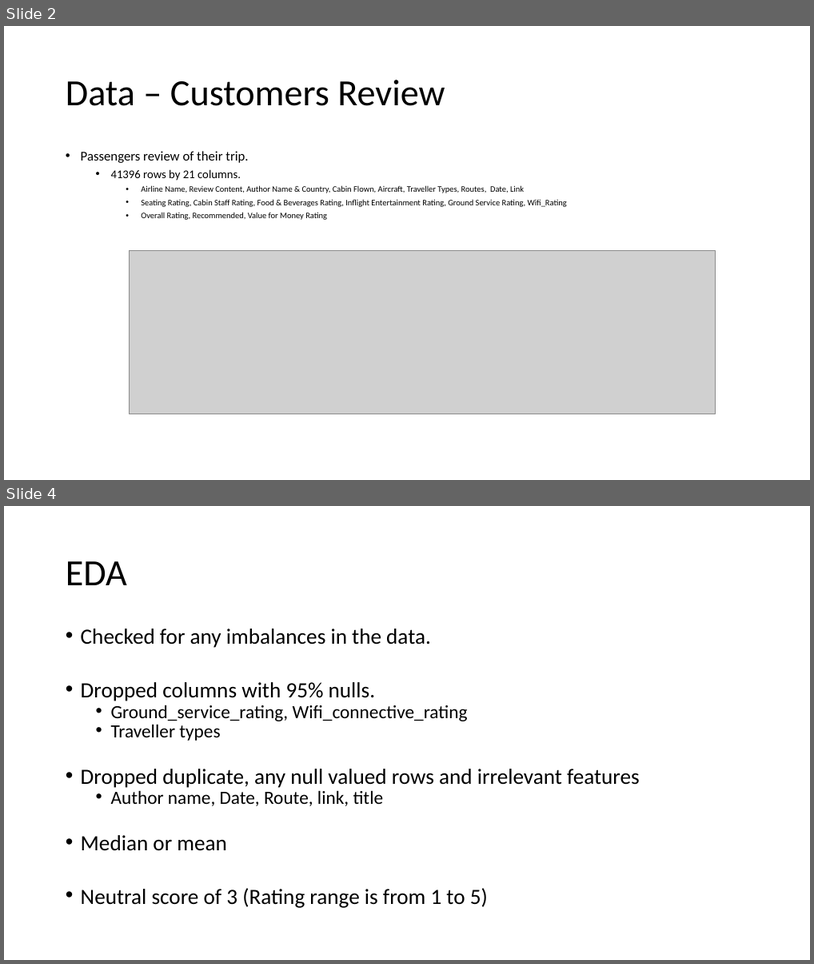
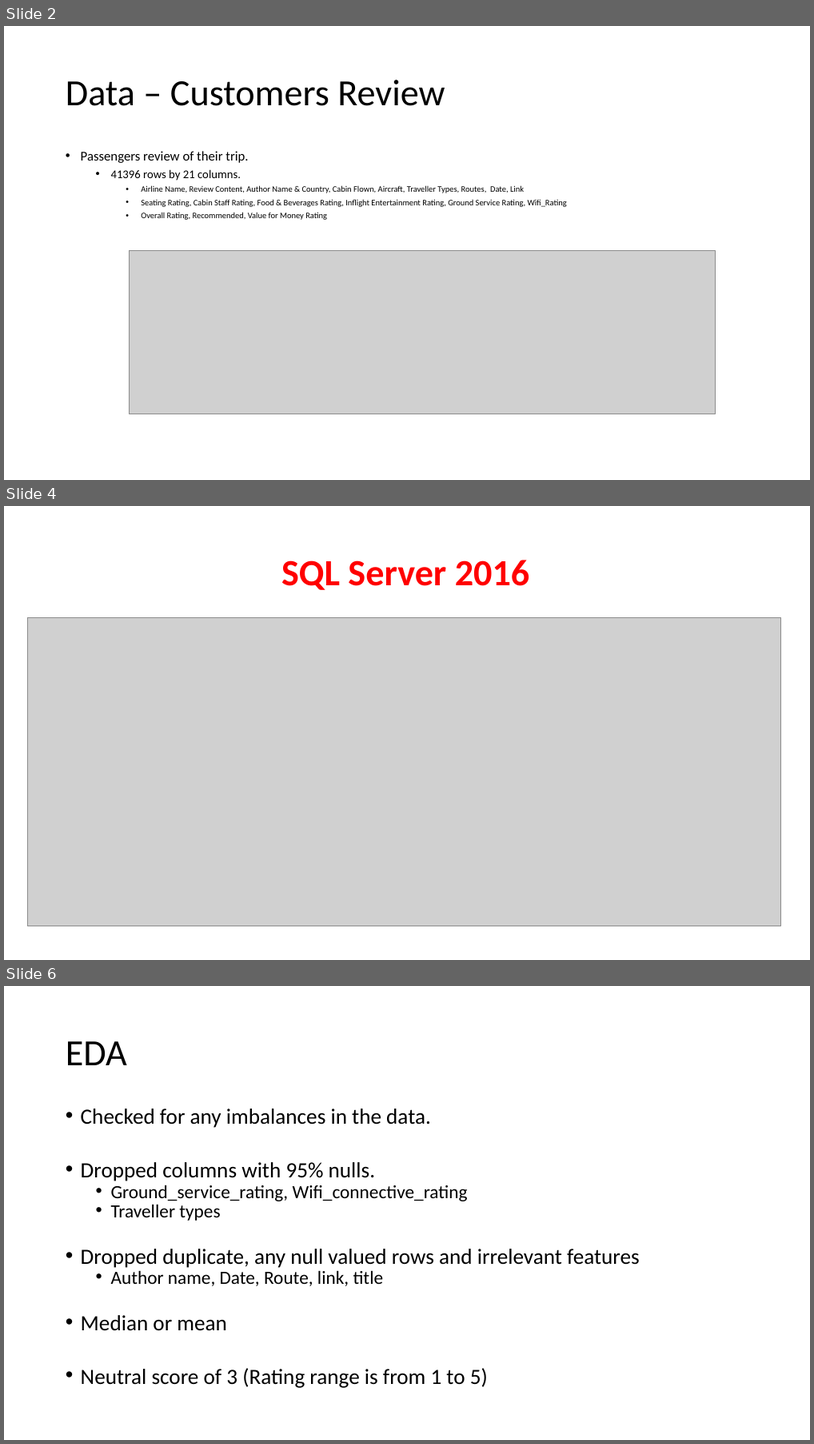
Before and after one commit to vyap2000/Capstone-Project, a slide deck: Capstone_Project_Summary v4.pptm. Shown one above the other, each under a label of ours: slides 2 and 4 before the commit, slides 2, 4 and 6 after it; the slides between them are not shown. The pictures are 814x964 and 814x1444 pixels, drawn with LibreOffice and Linux fonts; fonts in the diff are those of the drawing; grey boxes stand for pictures. Boxes give left, top, right and bottom in pixels: in the first picture for what was removed or moved away, otherwise in the second. Text is boxed around its words. In the diff, an @@ line names an element or a change of style, - is before the commit and + after.

```diff
--- a/Capstone_Project_Summary v4.pptm
+++ b/Capstone_Project_Summary v4.pptm
@@ slide 4 added at <box>4,506,810,960</box>, background #FFFFFF @@
@@ title added at <box>282,560,530,590</box>, 44 pt, text #FF0000, bold @@
+SQL Server 2016
@@ picture added at <box>27,618,782,926</box> @@
@@ what was slide 4 is now slide 6 @@
```
Also in this commit, not shown: 3 slides changed, 1 other slide added.
